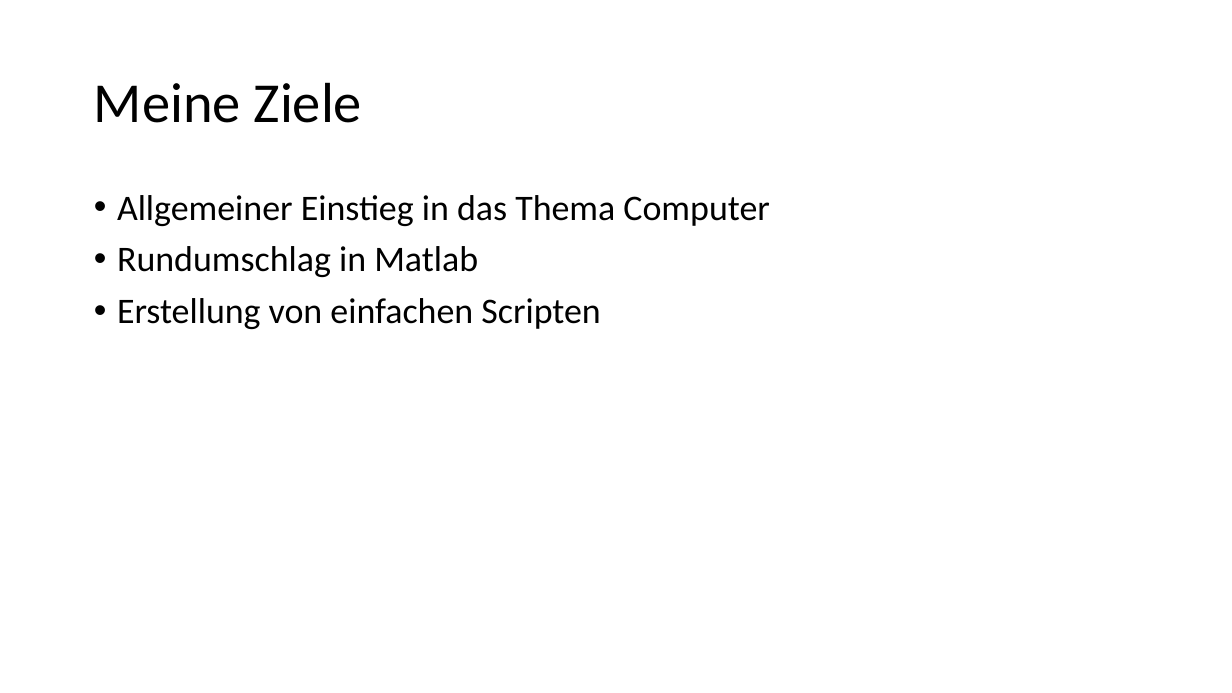
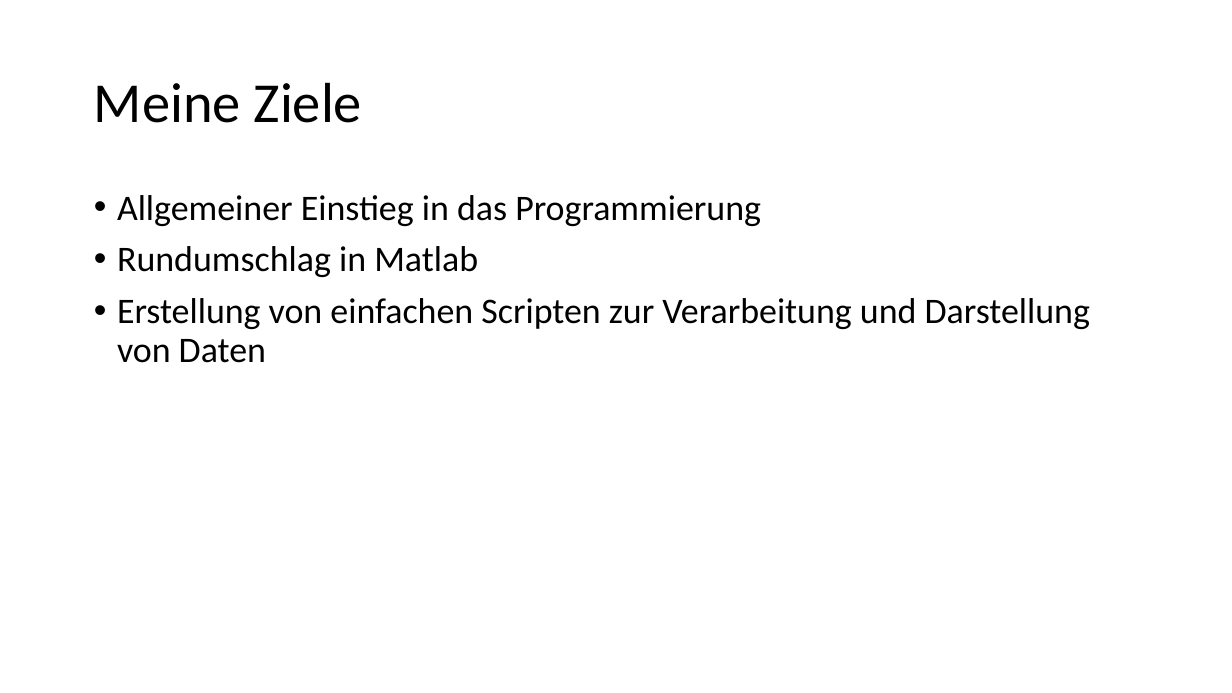
Before and after one commit to VincentBezold/Matlab-course, a slide deck: slide 3 of MatlabKurs.pptx. Drawn at 1232x693 pixels with LibreOffice and Linux fonts; fonts in the diff are those of the drawing. Boxes give left, top, right and bottom in pixels: in the first picture for what was removed or moved away, otherwise in the second. Text is boxed around its words. In the diff, an @@ line names an element or a change of style, - is before the commit and + after.

Commit message:
Datensätze & AppDesigner

```diff
--- a/MatlabKurs.pptx
+++ b/MatlabKurs.pptx
@@ text at [117, 195, 761, 226]: text changed @@
-• Allgemeiner Einstieg in das Thema Computer
+• Allgemeiner Einstieg in das Programmierung
@@ text at [117, 298, 1090, 363]: text changed @@
-• Erstellung von einfachen Scripten
+• Erstellung von einfachen Scripten zur Verarbeitung und Darstellung von Daten
```
Also in this commit, not shown: 1 other slide changed, 2 slides added, 1 slide removed, 4 other files.
